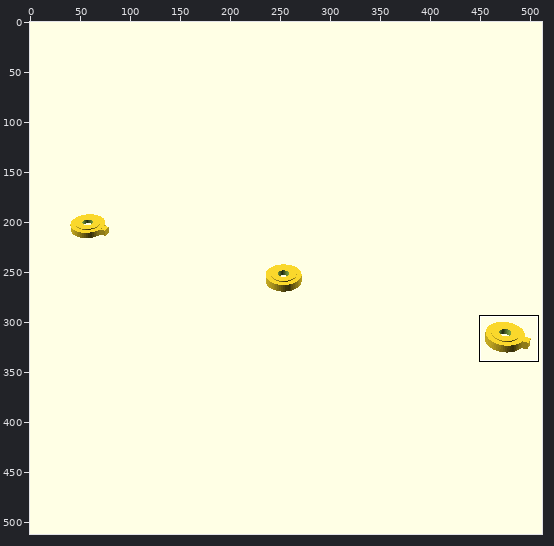
Two versions of one sprite sheet, 3D-Things/Bosch-GWS-10.8-Adapter/stl/Bosch-GWS-10.8-Adapter-part-0-All.png. Above: a wide view before the commit, with the close-up outlined.
Close-up. First the earlier version:
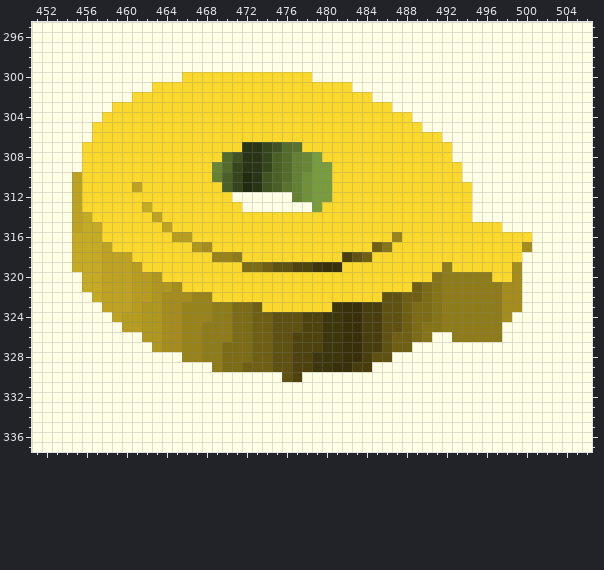
The file is 512x512 pixels. Colours within 5 levels of each other are drawn and written as one. Shown: x 451..506, y 295..337. The commit also changed other parts of the picture, which this record leaves out.
New version:
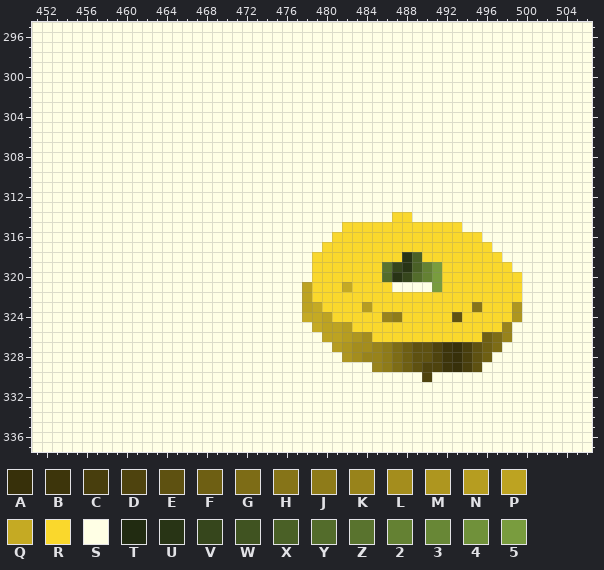
Palette (. is transparent): A #37300a  B #3d350b  C #483e0d  D #4e430e  E #5e5111  F #6e5f13  G #7d6c16  H #867418  J #8e7b19  K #98831b  L #a48d1d  M #ae961f  N #b69d20  P #bda321  Q #c5aa23  R #fad82c  S #ffffe5  T #212b11  U #283415  V #36461c  W #405321  X #4a6026  Y #536c2b  Z #59732e  2 #648133  3 #688736  4 #70913a  5 #799c3e
The edit:
Changed rows in their new state; - is an unchanged pixel.
first column x 455:
300 -----------SSSSSSSSSSSSS----------------------
301 --------SSSSSSSSSSSSSSSSSSSS------------------
302 ------SSSSSSSSSSSSSSSSSSSSSSSS----------------
303 ----SSSSSSSSSSSSSSSSSSSSSSSSSSSS--------------
304 ---SSSSSSSSSSSSSSSSSSSSSSSSSSSSSSS------------
305 --SSSSSSSSSSSSSSSSSSSSSSSSSSSSSSSSS-----------
306 --SSSSSSSSSSSSSSSSSSSSSSSSSSSSSSSSSSS---------
307 -SSSSSSSSSSSSSSSSSSSSSSSSSSSSSSSSSSSSS--------
308 -SSSSSSSSSSSSSSSSSSSSSSSSSSSSSSSSSSSSS--------
309 -SSSSSSSSSSSSSSSSSSSSSSSSSSSSSSSSSSSSSS-------
310 SSSSSSSSSSSSSSSSSSSSSSSSSSSSSSSSSSSSSSS-------
311 SSSSSSSSSSSSSSSSSSSSSSSSSSSSSSSSSSSSSSSS------
312 SSSSSSSSSSSSSSSS------SSSSSSSSSSSSSSSSSS------
313 SSSSSSSSSSSSSSSSS-------SSSSSSSSSSSSSSSS------
314 SSSSSSSSSSSSSSSSSSSSSSSSSSSSSSSS--SSSSSS------
315 SSSSSSSSSSSSSSSSSSSSSSSSSSS------------SSSS---
316 SSSSSSSSSSSSSSSSSSSSSSSSSS------R--------SSSSS
317 SSSSSSSSSSSSSSSSSSSSSSSSS-----RR----------SSSS
318 SSSSSSSSSSSSSSSSSSSSSSSS---RRR---UX--------SS-
319 SSSSSSSSSSSSSSSSSSSSSSSSRRR----ZVUX25R------S-
320 -SSSSSSSSSSSSSSSSSSSSSSS-------YUVY25RRRRR--R-
321 -SSSSSSSSSSSSSSSSSSSSSSP---Q----SSSS5RRRRRRRR-
322 --SSSSSSSSSSSSSSSSSSSSSP-------RRRRRRRRRRRRRR-
323 ---SSSSSSSSSSSSSSSSSSSSPQ-RRRNRRRRRRRRRRHRRRM-
324 ----SSSSSSSSSSSSSSSSSSSQQPRRRRRKJRRRRRERRRRRM-
325 -----SSSSSSSSSSSSSSSSSSSQPPNRRRRRRRRRRRRRRRK--
326 -------SSSSSSSSSSSSSSSSSSPPNMLRRRRRRRRRRRFGK--
327 --------SSSSSSSSSSSSSSSSSSNMLLKJG-EEDBACEFG---
328 -----------SSSSSSSSSSSSSSSSMLKKJGFEEDBACEF----
329 --------------SSSSSSSSSSSSSSSSKJGFEDDBACE-----
330 ---------------------SS------------D----------
